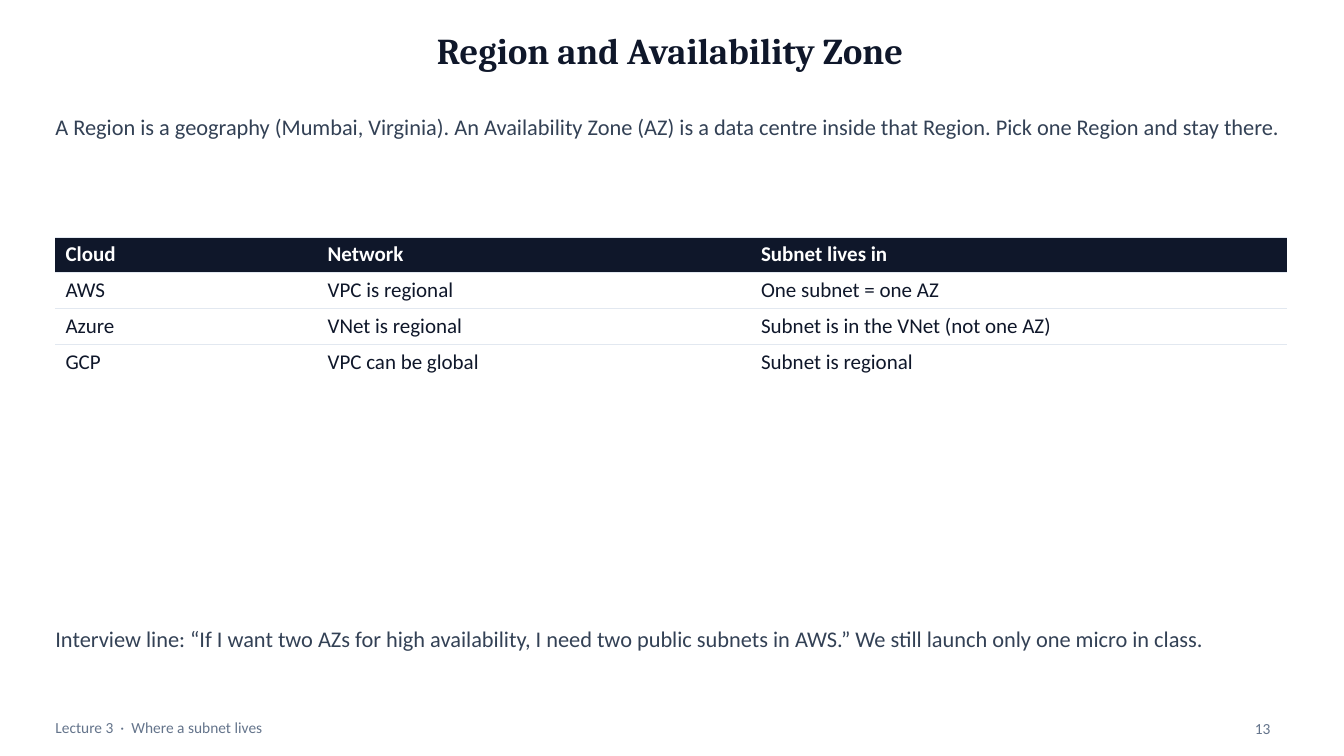
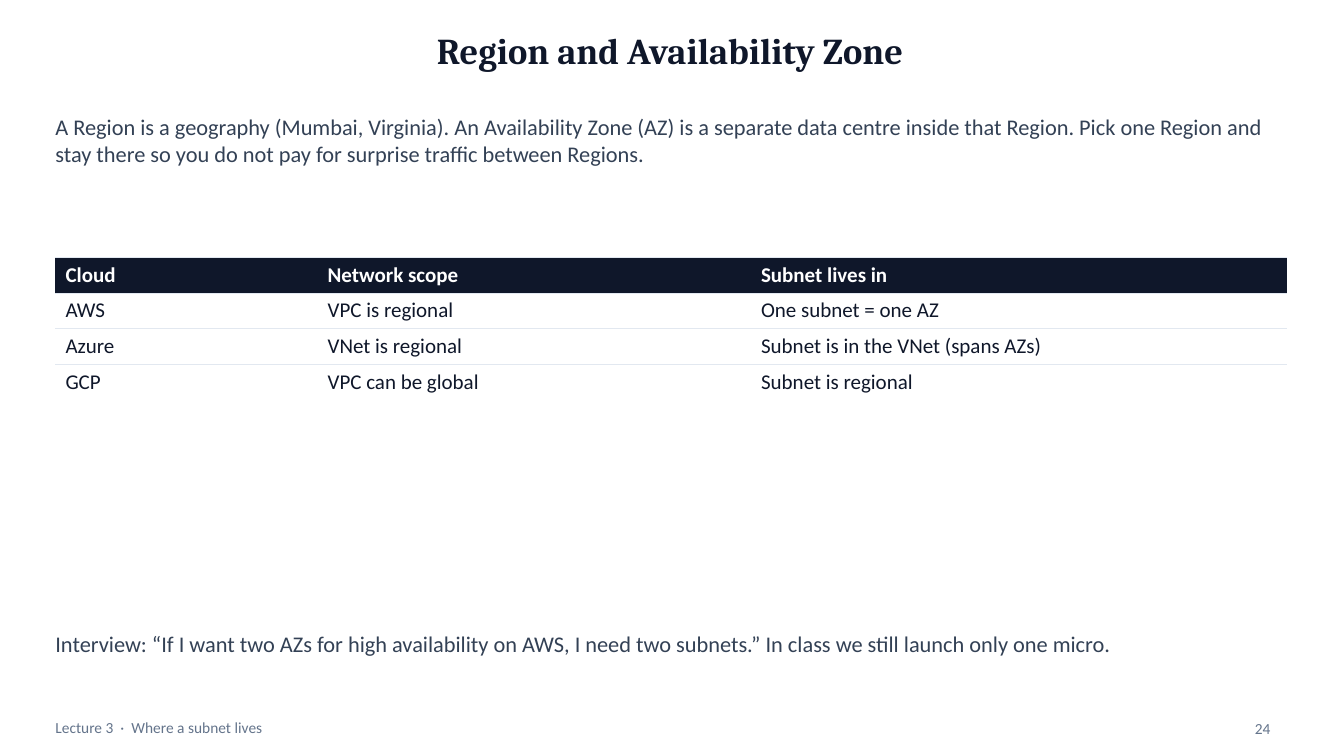
Before and after one commit to mayurb99/Devops_Beginners, a slide deck: slide 24 of lec-03/presentation/lec-03-networking.pptx (slide 13 before the commit). Drawn at 1344x756 pixels with LibreOffice and Linux fonts; fonts in the diff are those of the drawing. Boxes give left, top, right and bottom in pixels: in the first picture for what was removed or moved away, otherwise in the second. Text is boxed around its words. In the diff, an @@ line names an element or a change of style, - is before the commit and + after.

```diff
--- a/lec-03/presentation/lec-03-networking.pptx
+++ b/lec-03/presentation/lec-03-networking.pptx
@@ text at (x1=55, y1=119, x2=1261, y2=166): text changed @@
-A Region is a geography (Mumbai, Virginia). An Availability Zone (AZ) is a data centre inside that Region. Pick one Region and stay there.
+A Region is a geography (Mumbai, Virginia). An Availability Zone (AZ) is a separate data centre inside that Region. Pick one Region and stay there so you do not pay for surprise traffic between Regions.
@@ table at (x1=55, y1=257, x2=1288, y2=397) @@
-row 1, column 2: Network
+row 1, column 2: Network scope
-row 3, column 3: Subnet is in the VNet (not one AZ)
+row 3, column 3: Subnet is in the VNet (spans AZs)
@@ table moved from (x1=55, y1=237, x2=1288, y2=377) to (x1=55, y1=257, x2=1288, y2=397) @@
@@ text at (x1=55, y1=636, x2=1110, y2=656): text changed @@
-Interview line: “If I want two AZs for high availability, I need two public subnets in AWS.” We still launch only one micro in class.
+Interview: “If I want two AZs for high availability on AWS, I need two subnets.” In class we still launch only one micro.
@@ page number at (x1=1255, y1=724, x2=1271, y2=734): text changed @@
-13
+24
```
Also in this commit, not shown: 23 other slides changed, 15 slides added, 3 slides removed, 7 other files.
